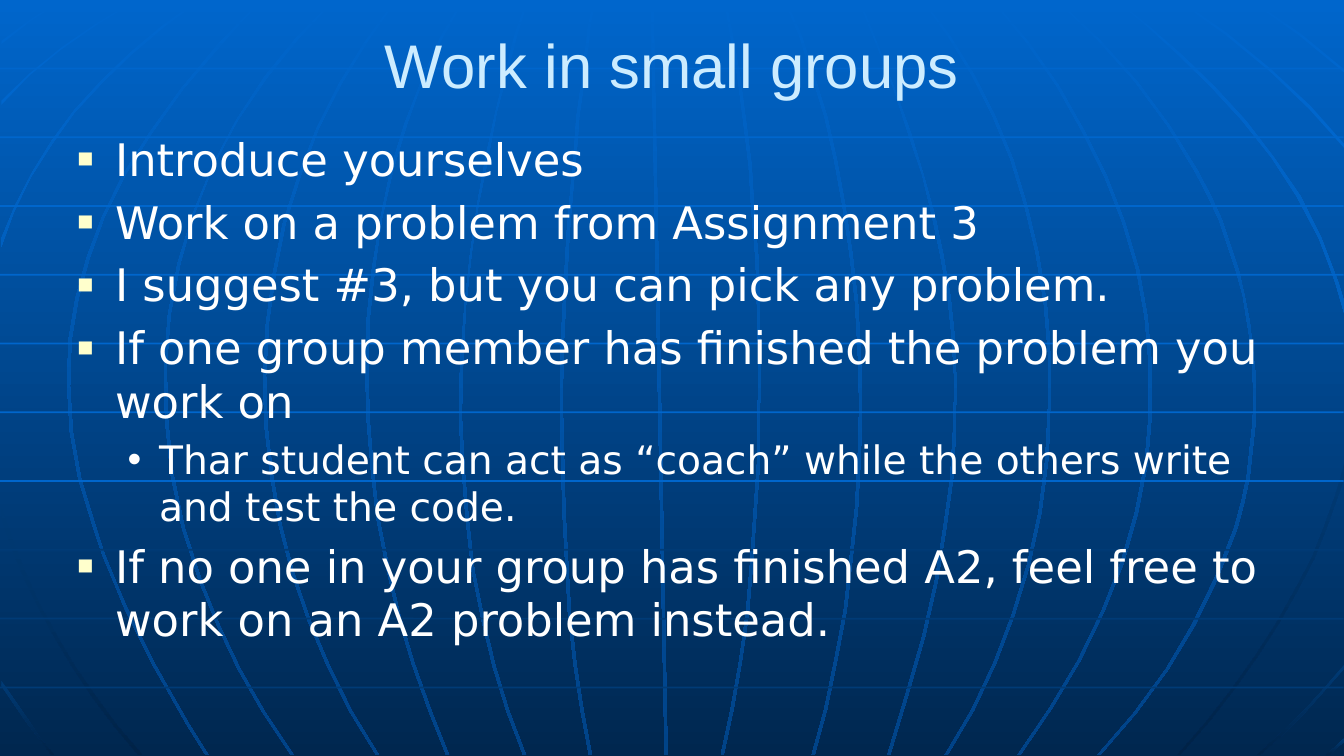
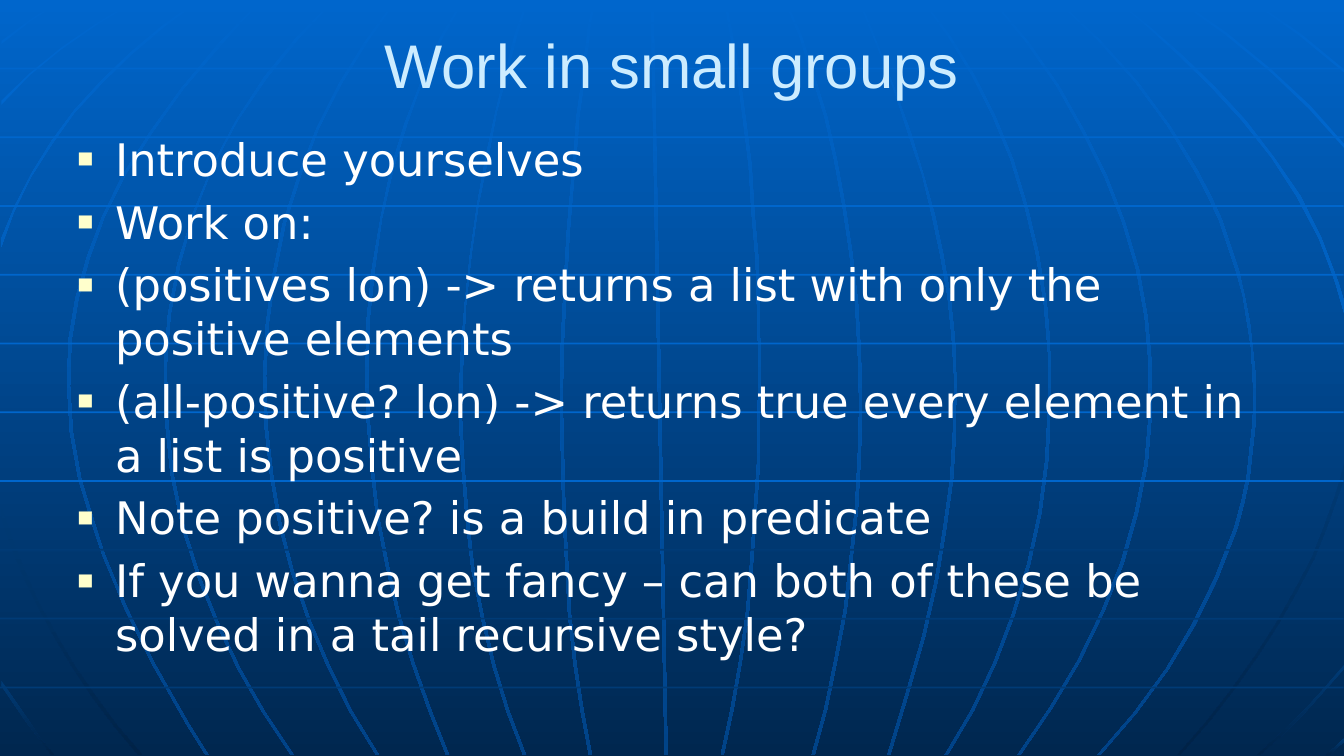
Before and after one commit to RHIT-CSSE/csse304, a slide deck: slide 15 of ClassMaterials/CourseIntro/CWA-intro.pptx. Drawn at 1344x756 pixels with LibreOffice and Linux fonts; fonts in the diff are those of the drawing. Boxes give left, top, right and bottom in pixels: in the first picture for what was removed or moved away, otherwise in the second. Text is boxed around its words. In the diff, an @@ line names an element or a change of style, - is before the commit and + after.

```diff
--- a/ClassMaterials/CourseIntro/CWA-intro.pptx
+++ b/ClassMaterials/CourseIntro/CWA-intro.pptx
@@ text at [115, 205, 1244, 661]: text changed @@
-■ Work on a problem from Assignment 3
-■ I suggest #3, but you can pick any problem.
-■ If one group member has finished the problem you work on
-  • Thar student can act as “coach” while the others write and test the code.
-■ If no one in your group has finished A2, feel free to work on an A2 problem instead.
+■ Work on:
+■ (positives lon) -> returns a list with only the positive elements
+■ (all-positive? lon) -> returns true every element in a list is positive
+■ Note positive? is a build in predicate
+■ If you wanna get fancy – can both of these be solved in a tail recursive style?
```
Also in this commit, not shown: 1 other slide changed, 2 other files.
